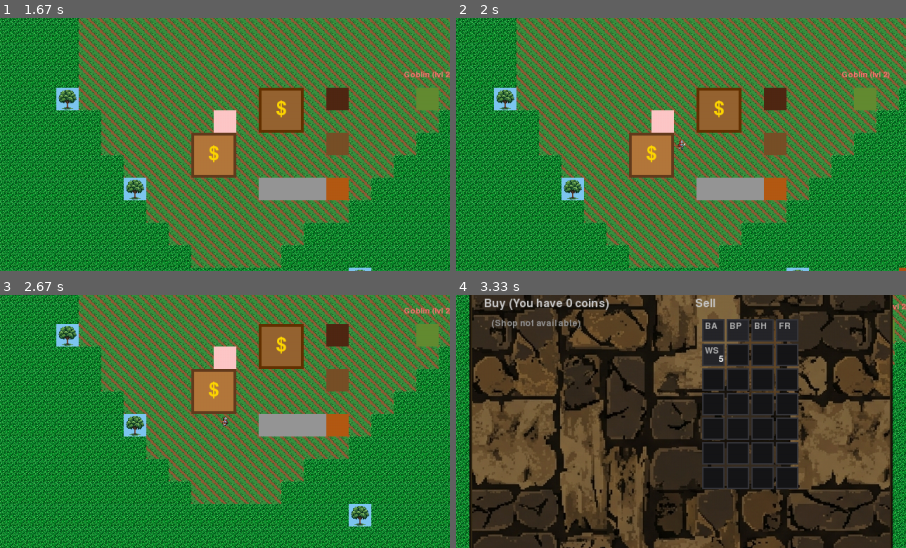
Above: before the commit, frames 1-4 (two rows, left to right).
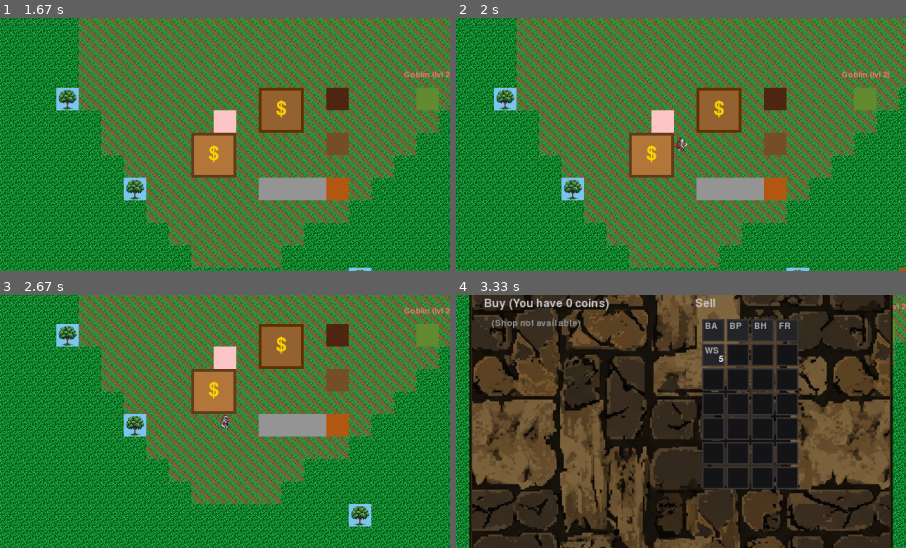
Above: after the commit, the same moments.

Repository: jacobziemba-dev/my-pygame-rpg
Game: pygame game, started from main.py
The game is run twice, just before and just after one commit, with the same random seed, the same clock (stepped at 60 frames per second) and the same inputs.
Inputs (mouse positions are % of the whole screen's width and height, from its top left):
- Up to frame 1 (1.67 s): click (87, 59) at 0.38 s; hold Right 0.67-1.13 s; click (84, 37) at 1.22 s; tap Enter at 1.5 s
- Up to frame 2 (2 s): click (50, 57) at 1.88 s
- Up to frame 3 (2.67 s): press the mouse at (97, 37) at 2.2 s; move the mouse to (79, 43) at 2.3 s; release the mouse at (61, 50) at 2.43 s; click (79, 37) at 2.55 s
- Up to frame 4 (3.33 s): click (56, 37) at 2.88 s
The pictures show only the part of the screen within x 25-75%, y 25-75%; the shares and areas given below are measured in that part.

Frame 1 is identical in both runs. In frame 2, less than 0.1% of the frame differs, in the area x 48-52%, y 47-53%; in frame 3, less than 0.1%; in frame 4, nothing differs.

Commit message:
feat: update GameManager to support fullscreen and scaled display; adjust player sprite size for better animation alignment and improve drawing logic in Player class

Diff:
--- a/src/core/game_manager.py
+++ b/src/core/game_manager.py
@@ -26,7 +26,7 @@
         pygame.init()
 
         # Display setup
-        self.screen = pygame.display.set_mode((SCREEN_WIDTH, SCREEN_HEIGHT))
+        self.screen = pygame.display.set_mode((SCREEN_WIDTH, SCREEN_HEIGHT), pygame.FULLSCREEN | pygame.SCALED)
         pygame.display.set_caption(TITLE)
         self.clock = pygame.time.Clock()
         # 1. World and Core systems
--- a/src/core/settings.py
+++ b/src/core/settings.py
@@ -25,7 +25,10 @@
 PLAYER_SPEED = 4
 ARRIVE_THRESHOLD = 6  # arrival dead zone; slightly > PLAYER_SPEED to prevent oscillation
 PLAYER_MAX_HP = 100
-# Horizontal strip frames in assets/sprites/new_player/with_outline/*.png (native frame width before scaling to TILE_SIZE)
+# Drawn size for player animation frames (sprite strips are scaled to this square). Collision/pathfinding still use TILE_SIZE.
+# Set to 32 for a tile-sized sprite; 48 matches on-screen scale better next to 64px hub/building sprites.
+PLAYER_SPRITE_SIZE = 48
+# Horizontal strip frames in assets/sprites/new_player/with_outline/*.png (native frame width before scaling to PLAYER_SPRITE_SIZE)
 PLAYER_SHEET_FRAME_WIDTH = 96
 
 # Entity colors
--- a/src/entities/player.py
+++ b/src/entities/player.py
@@ -73,7 +73,7 @@
 
     def import_assets(self):
         base = "assets/sprites/new_player/with_outline"
-        sz = (TILE_SIZE, TILE_SIZE)
+        sz = (PLAYER_SPRITE_SIZE, PLAYER_SPRITE_SIZE)
         fw = PLAYER_SHEET_FRAME_WIDTH
 
         def sheet(filename):
@@ -320,7 +320,9 @@
         self.rect.clamp_ip(pygame.Rect(0, 0, MAP_WIDTH, MAP_HEIGHT))
 
     def draw(self, surface, camera=None):
-        super().draw(surface, camera)
+        draw_rect = camera.apply(self.rect) if camera else self.rect
+        if self.image:
+            surface.blit(self.image, self.image.get_rect(center=draw_rect.center))
 
         # Draw movement target indicator (RS-style yellow X)
         if self.move_marker_pos:
